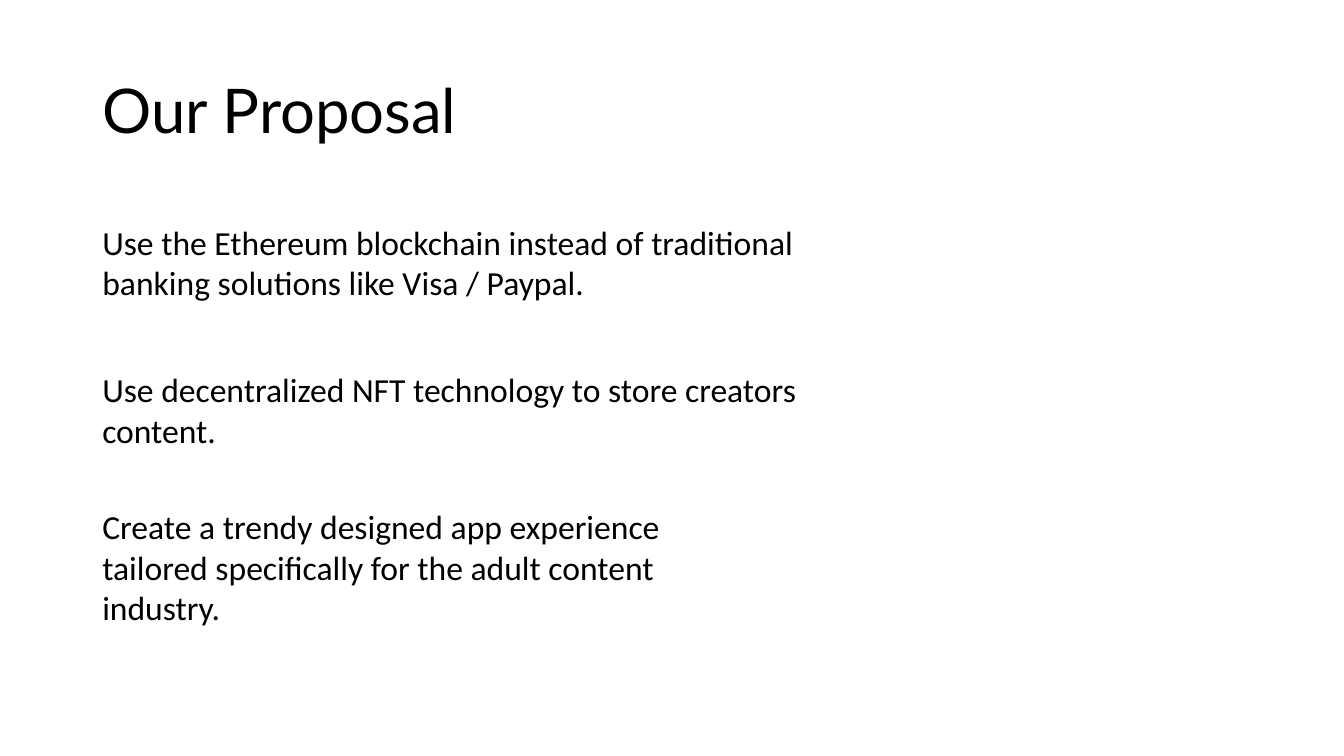
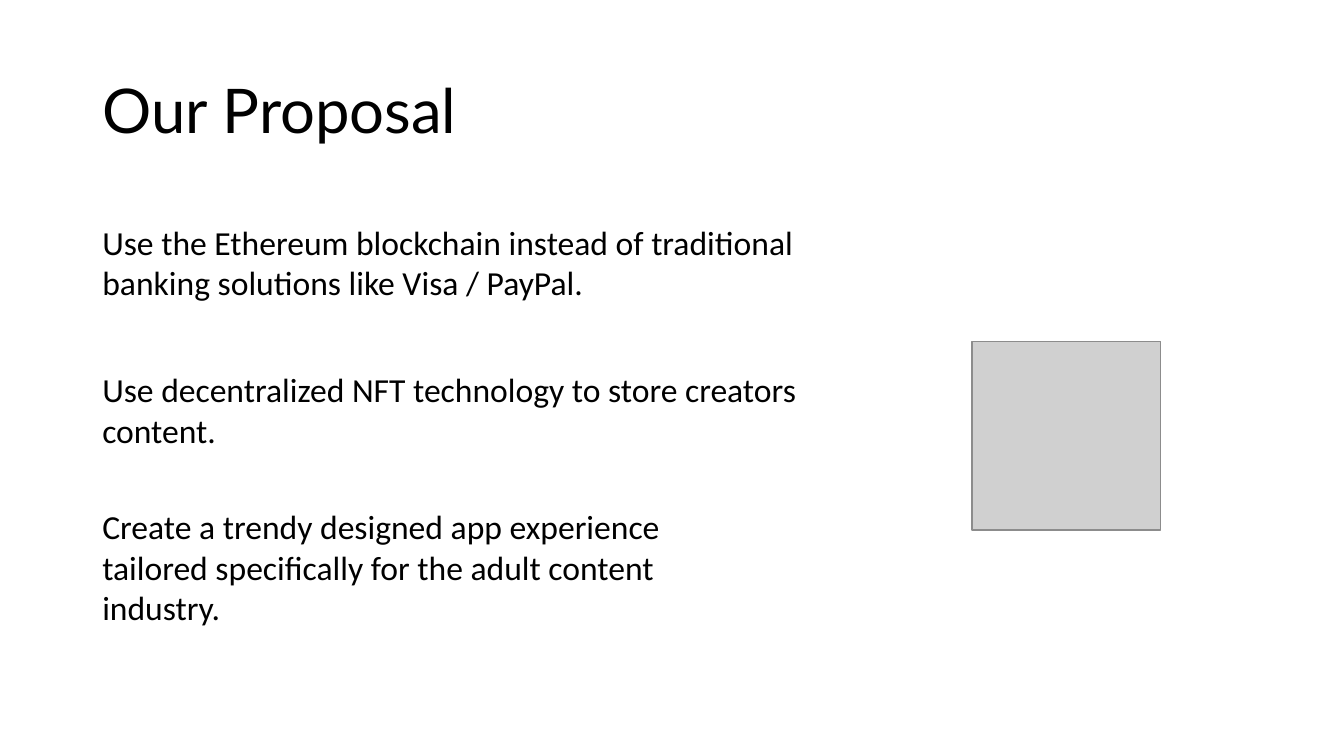
Before and after one commit to own-me/nude-pitch, a slide deck: slide 3 of own-me-pitch.pptx. Drawn at 1344x756 pixels with LibreOffice and Linux fonts; fonts in the diff are those of the drawing; grey boxes stand for pictures. Boxes give left, top, right and bottom in pixels: in the first picture for what was removed or moved away, otherwise in the second. Text is boxed around its words. In the diff, an @@ line names an element or a change of style, - is before the commit and + after.

```diff
--- a/own-me-pitch.pptx
+++ b/own-me-pitch.pptx
@@ text at [102,231,793,301]: text changed @@
-Use the Ethereum blockchain instead of traditional banking solutions like Visa / Paypal.
+Use the Ethereum blockchain instead of traditional banking solutions like Visa / PayPal.
@@ picture added at [972,341,1160,529] @@
```
Also in this commit, not shown: 7 slides added, 1 slide removed, 1 other file.
